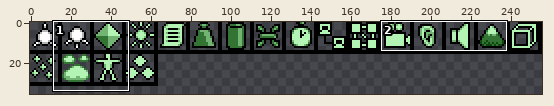
Two states of a sprite sheet, Bin/Data/Textures/EditorIcons.png. Above, an overview of the earlier version with the close-up marked.
Close-up. The starting point:
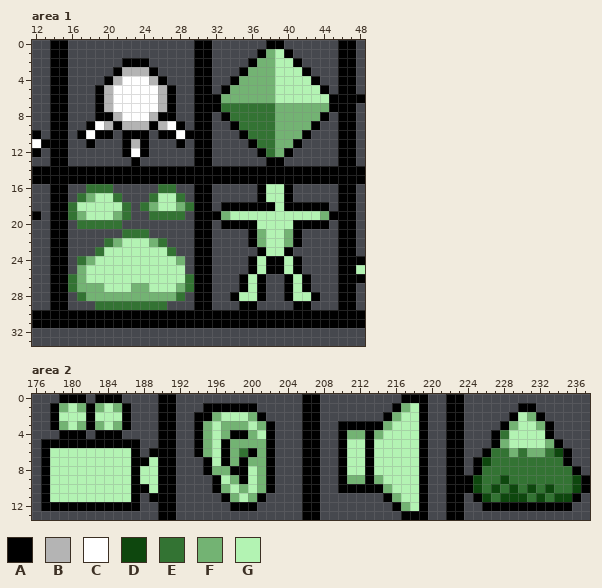
The file is 256x128 pixels. Shown: area 1: x 12..48, y 0..33; area 2: x 176..237, y 0..13. The wide view leaves out empty margins.
Palette (. is transparent): A #000000  B #b4b4b4  C #ffffff  D #0e470e  E #337333  F #73b373  G #b3f3b3
Pixels before, area 1, first column x 12:
 0 ..AA..............AA......AA......AA.
 1 ..AA..............AA.....AFGA.....AA.
 2 ..AA......AAA.....AA....AFFGGA....AA.
 3 ..AA.....ABBBA....AA...AFFFGGGA...AA.
 4 ..AA....ABCCCBA...AA..AFFFFGGGGA..AA.
 5 ..AA...ABCCCCCBA..AA.AFFFFFGGGGGA.AA.
 6 ..AA...ABCCCCCBA..AAAFFFFFFGGGGGGAAAA
 7 ..AA...ABCCCCCBA..AAAEEEEEEFFFFFFAAA.
 8 ..AA...AABCCCBAA..AA.AEEEEEFFFFFA.AA.
 9 ..AA..ACBABBBABCA.AA..AEEEEFFFFA..AA.
10 A.AA.ACAA.AAA.AACAAA...AEEEFFFA...AA.
11 CAAA..A...ABA...A.AA....AEEFFA....AA.
12 A.AA......ACA.....AA.....AEFA.....AA.
13 ..AA.......A......AA......AA......AA.
14 AAAAAAAAAAAAAAAAAAAAAAAAAAAAAAAAAAAAA
15 AAAAAAAAAAAAAAAAAAAAAAAAAAAAAAAAAAAAA
16 ..AA..EEE.....EE..AA.....AGGA.....AA.
17 ..AA.EFGGE...EGGE.AA.....AGGA.....AA.
18 ..AAEGGGGGE.EFGGFEAA.AAAAAAGAAAAA.AA.
19 A.AAEFGGGFE..EEEE.AAAFGGGGGGGGGGFAAA.
20 ..AA.EEEEE........AA.AAAAGGGGAAAA.AA.
21 ..AA......EEE.....AA....AFGGFA....AA.
22 ..AA....EFGGGFE...AA....AFGGFA....AA.
23 ..AA...EGGGGGGGE..AA.....AGGA.....AA.
24 ..AA.EFGGGGGGGGGF.AA....AGAAGA....AAA
25 ..AA.FGGGGGGGGGGG.AA....AGAAGA....AAG
26 ..AAEFGGGGGGGGGGGEAA...AGA..AGA...AAA
27 ..AAEFFFGGGFFGGGFEAA...AGA..AGA...AA.
28 ..AA.EFFFFFFFFFFE.AA..AGGA..AGGA..AA.
29 ..AA...EEEEEEEE...AA...AA....AA...AA.
30 AAAAAAAAAAAAAAAAAAAAAAAAAAAAAAAAAAAAA
31 AAAAAAAAAAAAAAAAAAAAAAAAAAAAAAAAAAAAA
Pixels before, area 2, first column x 177:
 0 ..AAA.AAA....AA..............AA.........AAA..AA..............
 1 .AFGFAFGFA...AA...AAAAAA.....AA........AFGA..AA......AA......
 2 .AGGGAGGGA...AA..AAFGGGFA....AA.......AFGGA..AA.....AGFA.....
 3 .AFGFAFGFA...AA..AFGFFFGFA...AA..AAAAAFGGGA..AA....AFGGFA....
 4 ..AAA.AAA....AA..AFGFAAFGA...AA..AFFAFGGGGA..AA...AEGGGGA....
 5 AAAAAAAAAAA..AA..AFGAFFFFA...AA..AGGAGGGGGA..AA...AFGGGGFA...
 6 AGGGGGGGGGA.AAA..AFGAFEAFA...AA..AGGAGGGGGA..AA..AEEFEFFEDA..
 7 AGGGGGGGGGAAGAA...AGAFAFFA...AA..AGGAGGGGGA..AA.ADEEEEEEEEA..
 8 AGGGGGGGGGAGGAA...AFFAAGFA...AA..AGGAGGGGGA..AA.AEEEEEEEEEEA.
 9 AGGGGGGGGGAGGAA....AGFAGFA...AA..AFFAFGGGGA..AAADEEDEEEEEEEDA
10 AGGGGGGGGGAAGAA....AFGFGFA...AA..AAAAAFGGGA..AAADEDEDEDEDEEDA
11 AGGGGGGGGGA.AAA.....AFGFA....AA.......AFGGA..AA.ADEDDDEDEDDA.
12 AAAAAAAAAAA..AA......AAA.....AA........AFGA..AA..AAAAAAAAAA..
13 .............AA..............AA.........AAA..AA..............
Once edited:
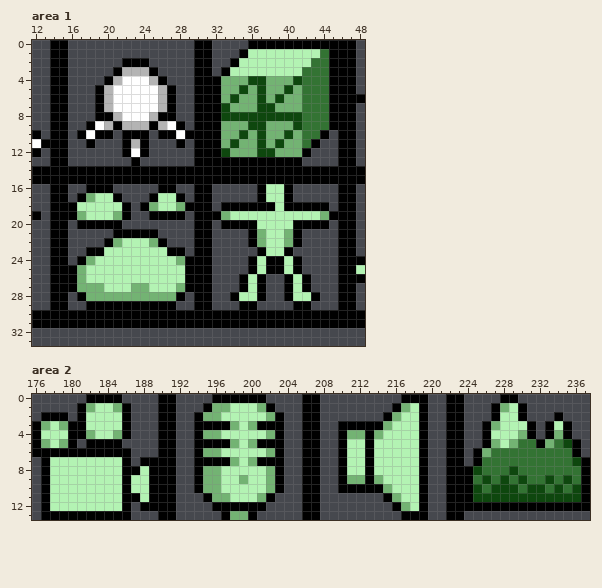
The edit:
Changed rows in their new state; - is an unchanged pixel.
Area 1:
first column x 16:
 0 --------------------AA--AAAAAA
 1 -------------------AGGG-GGGGEA
 2 ------------------AGGGG--GGEEA
 3 -----------------AGGGGG---EEEA
 4 ----------------AFF-DD-FFDEEEA
 5 ----------------AF-D-D-FDFEEEA
 6 ------------------D--D-DFFEEE-
 7 -----------------DFFFDD---EEE-
 8 ----------------ADDDDDDDDDEEEA
 9 ----------------AFFFDDF--DEEEA
10 ----------------AFFDFDF-D-EEA-
11 ----------------AFDFFDFD-FEA--
12 ----------------ADFFFDD-FFA---
13 ----------------AAAAAA--AA----
16 --AAA-----AA------------------
17 -A---A---A--A-----------------
18 A-----A-A----A----------------
19 A-----A--AAAA-----------------
20 -AAAAA------------------------
21 -----AAAAA--------------------
22 ----A-----A-------------------
23 --AA-------AA-----------------
24 -A-----------A----------------
25 A------------A----------------
26 A------------A----------------
27 A------------A----------------
28 -A----------A-----------------
29 --AAAAAAAAAA------------------
Area 2:
first column x 176:
 0 ---...A-------------AAAAAA--------------------------AA--------
 1 --...AFG------------FFGGGFA------------------------AFG-.------
 2 -A-A.AG------------F----GGFA-----------------------AGGA..-A---
 3 AFG-AAGG-G---------AAA-GFA-A----------------------AFGG-A.-GA--
 4 AGGG--FGGFA---------FGGGG-FA----------------------AGG-FA.-FA--
 5 AFGF-.----..-------AA--G-A-A----------------------AFGFEEA-EDA-
 6 A-AAAAAAAAA.-.------FGGGGGFA---------------------AF--E-EE-EEA-
 7 ----------A.-A----A-A--G-A-A----------------------E--------EDA
 8 ----------A--A----AF-GGG-GFA--------------------AD---D------EA
 9 ----------AG-A----AFF-GF-GFA---------------------ED---D--D-DE-
10 ----------AGGA----AFFG-G-GFA------------------------D---DED---
11 ----------A-G------AFFG-GFA---------------------AD-D---D-D--DA
12 --GGGGGGGG-.AA------AA---A----------------------AA----------AA
13 -AAAAAAAAAA----------AFFA-------------------------------------
